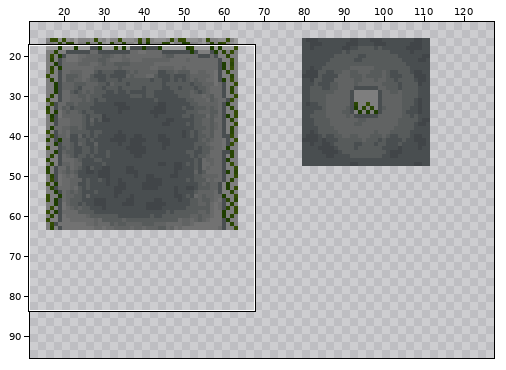
Two states of a sprite sheet, Brackeys_Feb_Jam_2022_Its-not-real/Assets/Sprites/tilemapAsylum.png. The picture above shows the old version from afar; the outline marks the close-up.
Close-up. Earlier state:
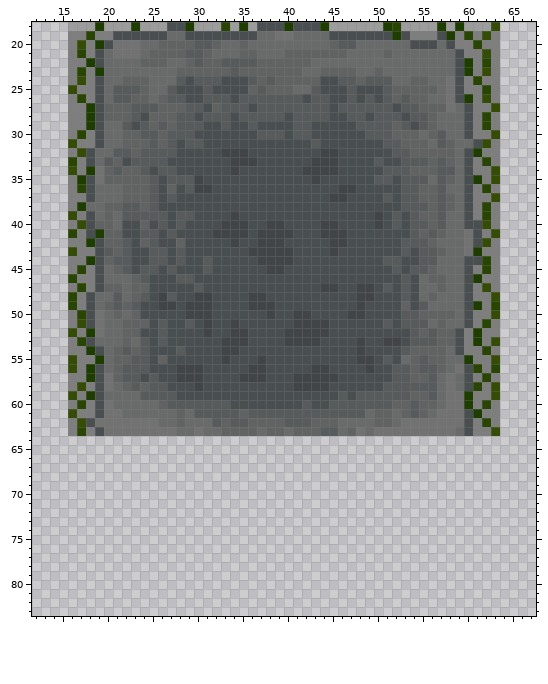
The file is 128x96 pixels. Colours within 5 levels of each other are drawn and written as one. Shown: x 12..67, y 18..83. The wide view leaves out empty margins. The commit also changed other parts of the picture, which this record leaves out.
The result:
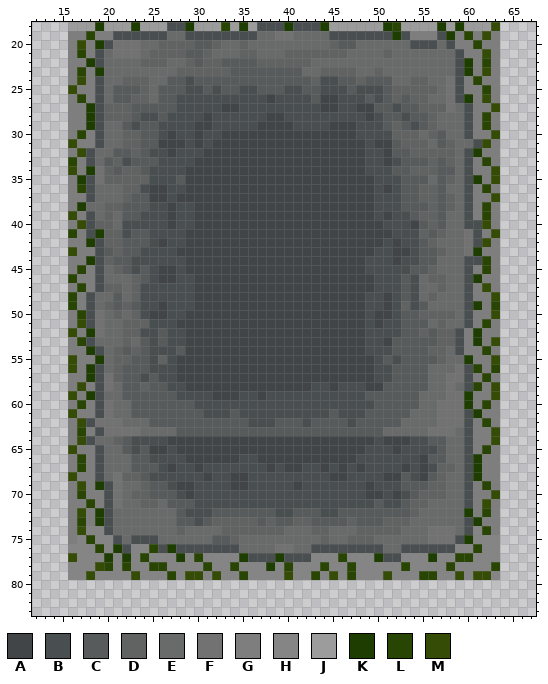
Palette (. is transparent): A #414548  B #494e50  C #575b5b  D #616363  E #696a6a  F #727272  G #7e7e7e  H #858585  J #9c9c9c  K #1e3d01  L #294503  M #344c05
Difference:
Changed rows in their new state; - is an unchanged pixel.
first column x 16:
23 -------------------CCCCCCC----------------------
24 -----------C-----CCC-C-CCCC---------------------
25 ----------C-C----CC-B-CCBBC---------------------
26 ----------C-B--BBB-BBBABBB--AA-B----------------
27 ----------CCBBB-BAAB-BBBBBBBAABBAA--------------
28 ---------BCBBB-ABB-BBBAA-BBBB--BBAB-------------
29 ---------CBBBBAA-B--BAAAABB--AAABBB-------------
30 ----------BABBA--AAAAAAAAAAAAAAA-BBB------------
31 --------C-AAABA-AAAAAAAAAAAAAAAAA-AA------------
32 ---------BBA---AA---AAAAAAAA--AAA--A------------
33 ----------B---AAAA---AAAAAA---AAA-BA------------
34 ----------BB-AAAAA-AAAAAAA----AAA--B------------
35 ---------B-B-A-AAAAAAAAAAAA-AAAAAABB------------
36 --------BAAB-A--AAAAAAAAAAAAAA--AA-A------------
37 -------CCAABAAAAAAAAAAAAAAAAA--AAA-B------------
38 --------CB-A--AAAAAAAAAAAAAAAAAAAA--------------
39 --------BBBABBAAAA-AAAAAAAAAAAAAAABAB-----------
40 --------B-BAB-AAA---AA--AAAA--AAAA--B-A---------
41 -------C-B-B-AAA----A----AAA---AAAAA--B---------
42 -------CCBA-BAAAAA-AA---AAAAA--AAAA-ABB---------
43 -------C-BB-AAAAAAAA-----AAAA-AAAA--AA----------
44 ---------BB-BAAAAAAAA----AAAAAAAA--BA-----------
45 ---------BAA-AAAAAAAAA--AAAAAAAAA---B-----------
46 ----------AABBAAAAAAAAAAAAAAAAAAAA--------------
47 --------B-----AAAAAAAAAAAAAA--AA---B------------
48 --------B-BB----AAAA--AAAAAAAAAA-B-A------------
49 -----------B-B--AAAA---AAAAAAAAA---A------------
50 ---------AA-----AAAAAA-AA--AAAA---AA------------
51 ----------B-AAA-AA-AAAAAA----AAAA-AB------------
52 -------------AA-AA--AAAA-----AAAA----C----------
53 -------------AAAA---AAAA----AAAA----CC----------
54 -------------AAAA--AAAAAAAAAAAAA----C-CC--------
55 ------------AAAAA-AAA-AAAAAAAAAA-----CC-C-------
56 ---------------AAAAA--AAAAA--AAAA-----C-EE------
57 ---------------AAAA---AAA-----AAAA----CCE--F----
58 ------C------A-AAAAAAAAAA--BBA---AA-----E-------
59 ------CC--------AAA--A--------B-B-----CEE-------
60 -------CCCC---BBBB--------B--BBBBB--CC-EEF------
61 -----E-CCCCCCC-BBB-BBBBBBBBBB-BBBCCCCCEE--------
62 ------EEECCCCCCC-C--BBBC--BCCCCBCCCCCEEEE-------
63 --------EEEECCCCCCCCCCCCCCCC--CCCCCEEEEE--------
64 GMBEEDCBBBBAAAAAAAAAAAAAAAAAAAAAAABAAABBCCEEBGGM
65 MGGBEECBCAABAAAAAAAAAAAAAAAAAAAAABBBABBBBCEEBGLG
66 GLGBEEECCBBBBAAAAAABBAAAAAAAAAAABBBBBBBACCEEBKGG
67 GLGBEEECCCBABBABBBBBBBABAABBABABABBBBABABDDEBKGG
68 MGGBEFDDCBBBBBBABBAABBBBBBBBBAABBBBAACBACDEEBKGG
69 GMGKBFEEDCCBAABBBBAABBBBBABBBBBBBABBBCCCDDEEBGLG
70 GLGGBFEDDCCCBABBBBBBBBBBBBBBBBBBBAABABCDDDEEBGGM
71 GGLGBFEEDDECCCBBBBBBBBBBBBBBBBBBBBCBBCDDEEEEBGMG
72 GMGKBEEEEEEECBBBCCCCCCCBBCCCBBCCCCCCCCDEEEEEKGLG
73 GLGKBEEEEEEECCBCDDDDDCDCCDDCCCCDCCCDDDEEEEEEBKGG
74 GMHHBEEEEEEEDEEEEDDDDDDDEEEDDEEEDDDDDEEEFFFEBHLG
75 GHLHHBEBBBEEEEEECCDEEEEEEEEEDEEDDDEEEEEEFFFBKHHH
76 HHHLHKBHHLBKBBBBBBBEEEEFFEEBBBBBBBBEEBBBBBBHHLHH
77 MHHHKHKHLHHHKHLHHHHKBBBKBBBHHHLHHHKBBHHHKHHLLHHH
78 HHHMLHLHHLLHHHHLHHLHHHKHLHHHLHHLHHHHHLHHHHLHHHHL
79 HHMHHHHMHHHLHMMHMHHLHHHHMHHLHMHLHHHMHHHLLHHMHMMH
